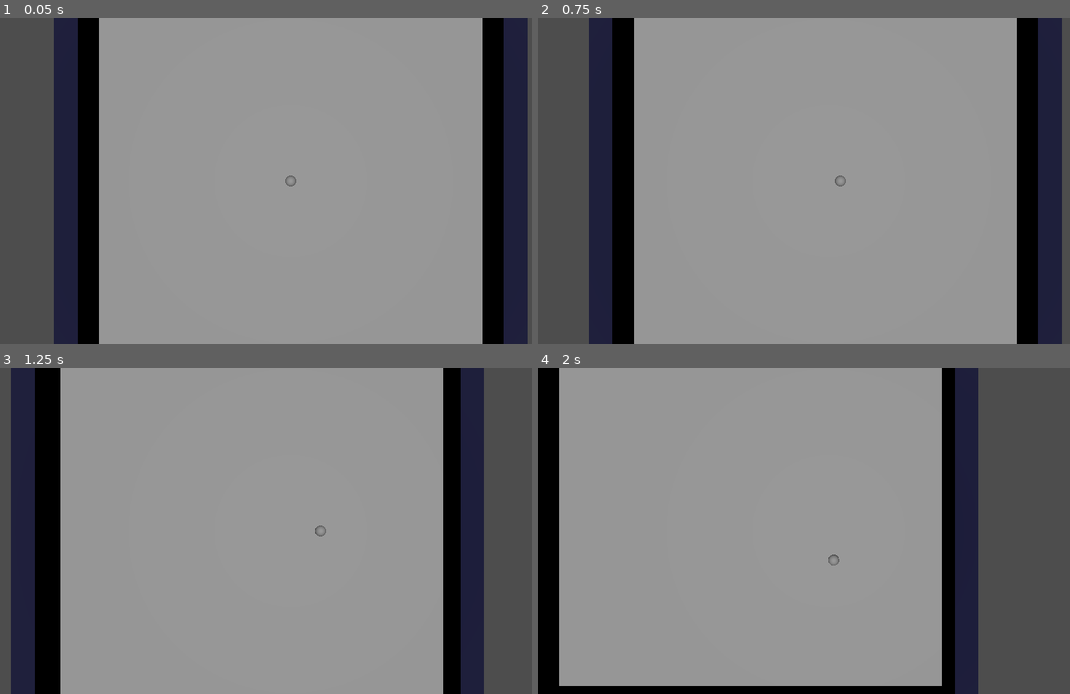
Above: before the commit, frames 1-4 (two rows, left to right).
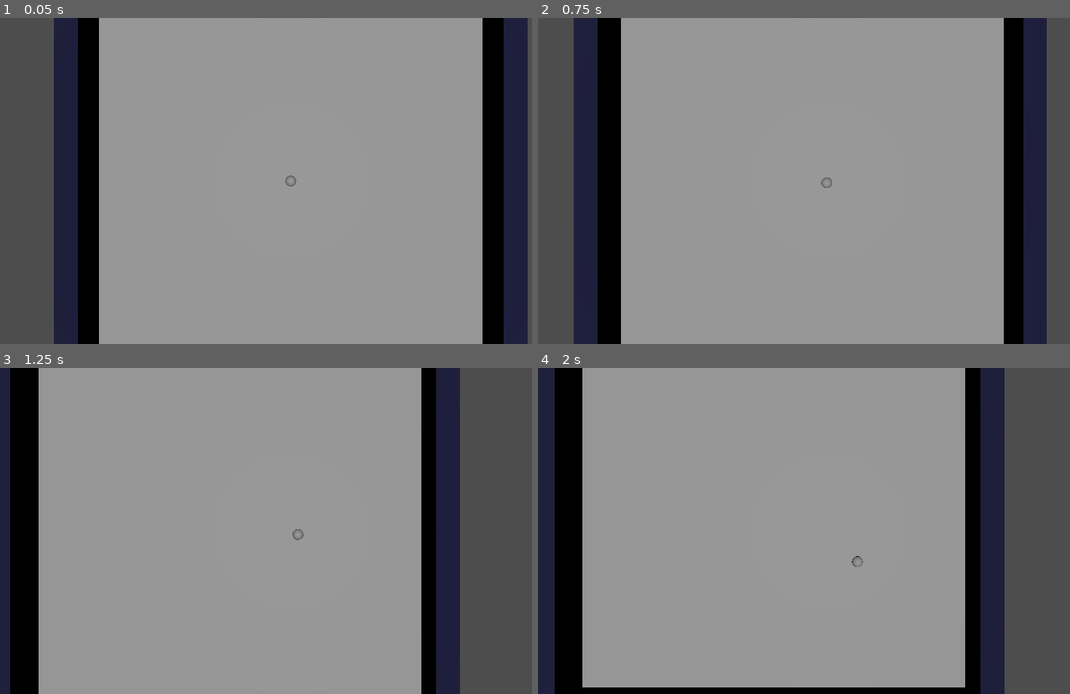
Above: after the commit, the same moments.

Repository: karstenpedersen/robo-blocks
Game: Godot game, scene res://src/scenes/game-scenes/tobias-world.tscn
Same seed, same stepped clock (60 frames per second), same inputs: the game is played once before the commit and once after it. The project has no main scene, so this scene is started directly.
Inputs (mouse positions are in pixels of both pictures, inside the frame that each line leads up to):
- Up to frame 1 (0.05 s): no input
- Up to frame 2 (0.75 s): tap Enter at 0.5 s; move the mouse to (958, 164) at 0.52 s; hold D (move_right) from 0.53 s (still down); hold Shift (sprint) from 0.53 s (still down)
- Up to frame 3 (1.25 s): keep holding D (move_right); keep holding Shift (sprint)
- Up to frame 4 (2 s): move the mouse to (713, 547) at 1.27 s; release D (move_right) at 1.28 s; release Shift (sprint) at 1.28 s; hold S (move_down) from 1.28 s (still down); tap Shift (sprint) at 1.35 s

Frame 1 is identical in both runs. In frame 2, 16% of the frame differs, in the area x 6-99%, y 0-100%; in frame 3, 22%, in the area x 0-91%, y 0-100%; in frame 4, 19%.

Commit message:
Add free cam and follow target and cursor

Diff:
--- a/src/scenes/game-scenes/tobias-world.tscn
+++ b/src/scenes/game-scenes/tobias-world.tscn
@@ -87,4 +87,5 @@
 [node name="Camera3D" type="Camera3D" parent="." node_paths=PackedStringArray("target")]
 transform = Transform3D(1, 0, 0, 0, -4.37114e-08, 1, 0, -1, -4.37114e-08, 0, 20, 0)
 script = ExtResource("2_j6fom")
+camera_mode = 2
 target = NodePath("../Player")
--- a/src/systems/camera/camera.gd
+++ b/src/systems/camera/camera.gd
@@ -12,8 +12,8 @@
 @export_category("Camera Modes")
 @export var camera_mode: CameraMode
 @export var target: Node3D
-@export var target_cursor_values = Vector3(8, 1, 0)
-@export var free_cam_speed = 5
+@export var target_cursor_values = Vector2(4, 1)
+@export var free_cam_speed = 200
 @export var free_cam_sprint_scale = 2.5
 @export var camera_height = 20
 
@@ -33,29 +33,50 @@
 func _process(delta):
 	var new_position: Vector3
 
-	# Target is a point directly above the player
+	# Default is follow target position.
+	# For resetting camera to player when cursor goes out of screen.
 	new_position = target.position + Vector3(0, camera_height, 0)
 
-	#match camera_mode:
-		#CameraMode.FOLLOW_TARGET_AND_CURSOR:
+
+	match camera_mode:
+		CameraMode.FOLLOW_TARGET_AND_CURSOR:
 			#var cursor_position = get_global_mouse_position()
 			#var viewport_size = get_viewport_rect().size
-			#var clamped = Vector2(
-				#clamp(cursor_position.x, position.x - viewport_size.x, position.x + viewport_size.x),
-				#clamp(cursor_position.y, position.y - viewport_size.y, position.y + viewport_size.y)
-			#)
-			#var k = target_cursor_values.x + target_cursor_values.y
-			#new_position = Vector2(
-				#(target.position.x * target_cursor_values.x + clamped.x * target_cursor_values.y) / k,
-				#(target.position.y * target_cursor_values.x + clamped.y * target_cursor_values.y) / k
-			#)
-		#CameraMode.FOLLOW_TARGET:
-			#new_position = target.position
-		#CameraMode.FREE_CAM:
-			#var input_direction = Input.get_vector("move_left", "move_right", "move_up", "move_down")
-			#var should_sprint = Input.is_action_pressed("sprint")
-			#var speed = free_cam_speed * max(1, int(should_sprint) * free_cam_sprint_scale)
-			#new_position = position + input_direction * speed * delta
+			var viewport_size = get_viewport().size
+			var mouse_pos = get_viewport().get_mouse_position()
+			var ray_length = 100
+			var from = project_ray_origin(mouse_pos)
+			var to = from + project_ray_normal(mouse_pos) * ray_length
+			var space = get_world_3d().direct_space_state
+			var ray_query = PhysicsRayQueryParameters3D.new()
+			ray_query.from = from
+			ray_query.to = to
+			ray_query.collide_with_areas = true
+			var raycast_result = space.intersect_ray(ray_query)
+			if not raycast_result.is_empty():
+				var cursor_position = raycast_result.position
+
+				var clamped = Vector2(
+					clamp(cursor_position.x, position.x - viewport_size.x, position.x + viewport_size.x),
+					clamp(cursor_position.z, position.z - viewport_size.y, position.z + viewport_size.y)
+				)
+				var k = target_cursor_values.x + target_cursor_values.y
+				new_position = Vector3(
+					(target.position.x * target_cursor_values.x + clamped.x * target_cursor_values.y) / k,
+					camera_height,
+					(target.position.z * target_cursor_values.x + clamped.y * target_cursor_values.y) / k
+				)
+		CameraMode.FOLLOW_TARGET:
+			# Target is a point directly above the player
+			new_position = target.position + Vector3(0, camera_height, 0)
+		CameraMode.FREE_CAM:
+			var input_direction = Input.get_vector("move_left", "move_right", "move_up", "move_down")
+			input_direction = Vector3(input_direction.x, 0, input_direction.y)
+			var should_sprint = Input.is_action_pressed("sprint")
+			var speed = free_cam_speed * max(1, int(should_sprint) * free_cam_sprint_scale)
+			new_position = position + input_direction * speed * delta
+		CameraMode.NONE:
+			new_position = position
 
 	# Smoothing
 	if smoothing_enabled:
